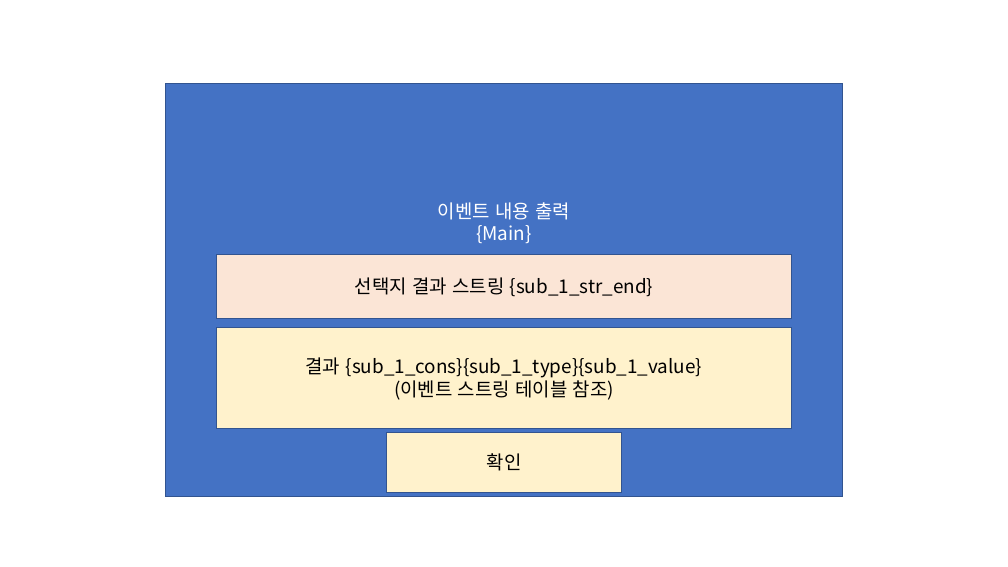
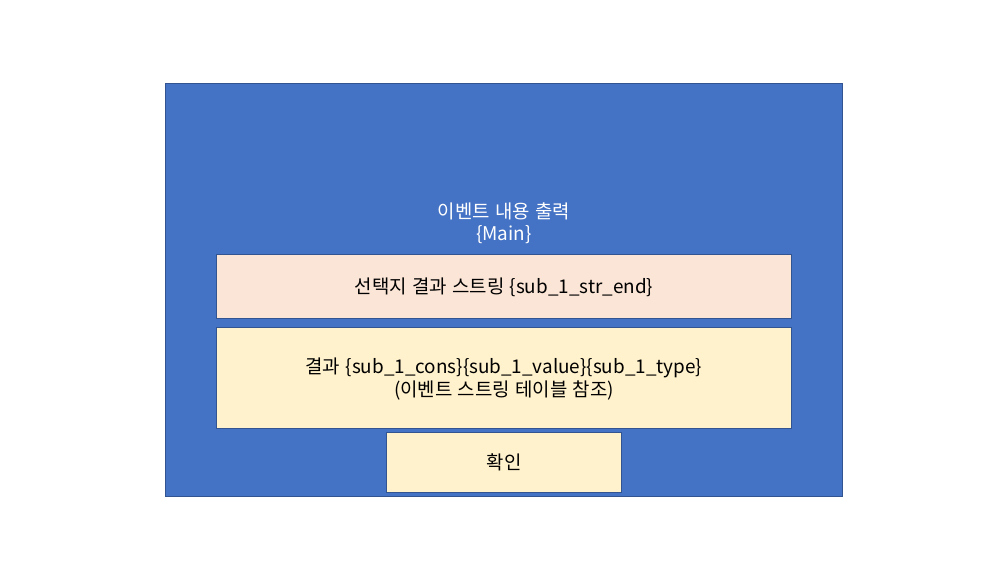
Before and after one commit to graduprojct/basefile, a slide deck: slide 3 of 문서/이벤트 플로우.pptx. Drawn at 1008x567 pixels with LibreOffice and Linux fonts; fonts in the diff are those of the drawing. Boxes give left, top, right and bottom in pixels: in the first picture for what was removed or moved away, otherwise in the second. Text is boxed around its words. In the diff, an @@ line names an element or a change of style, - is before the commit and + after.

Commit message:
이벤트 결과 스트링 출력 순서 수정
Value 값이 마지막에서 중간에 오도록 수정
* ex) {아군 전체가} {11} {피해를 입었습니다.}

```diff
--- a/문서/이벤트 플로우.pptx
+++ b/문서/이벤트 플로우.pptx
@@ text in rectangle at [306,357,702,378]: text changed @@
-결과 {sub_1_cons}{sub_1_type}{sub_1_value}
+결과 {sub_1_cons}{sub_1_value}{sub_1_type}
```
Also in this commit, not shown: 1 other slide changed.
